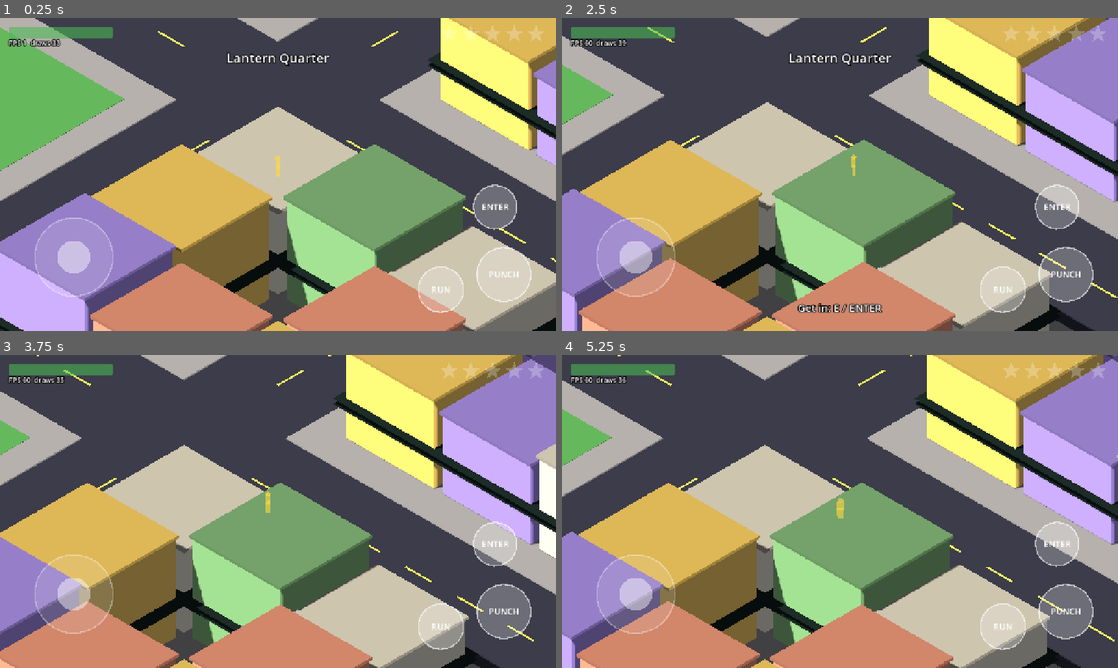
Above: before the commit, frames 1-4 (two rows, left to right).
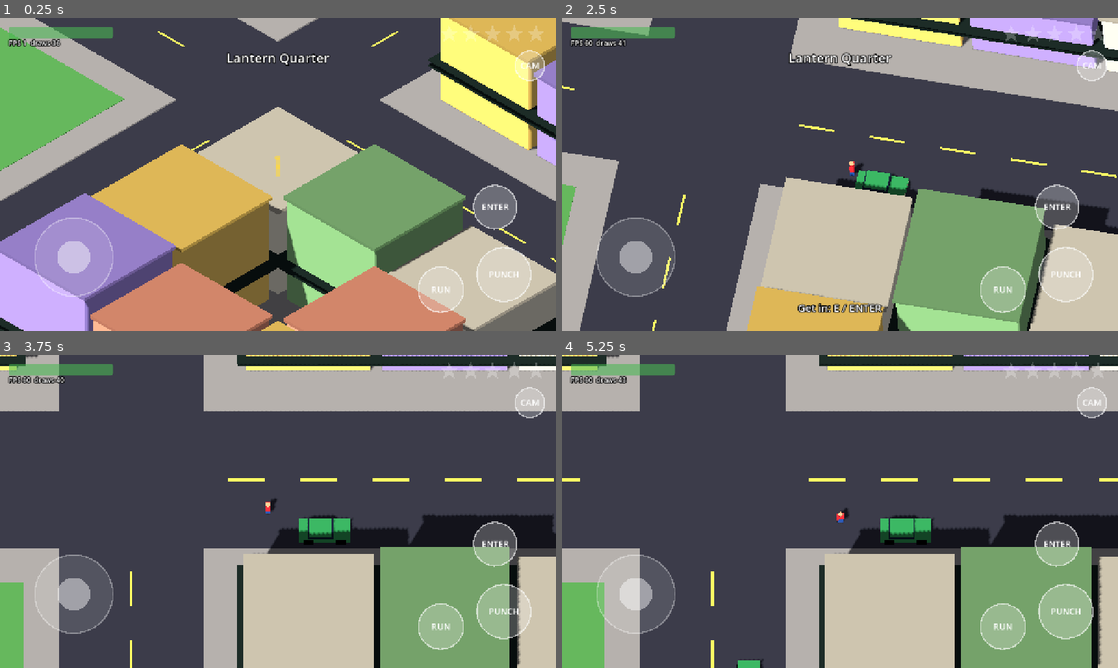
Above: after the commit, the same moments.

Repository: sachinpant3572/privateRepo
Game: Godot game, scene res://main.tscn
The game is run twice, just before and just after one commit, with the same random seed, the same clock (stepped at 60 frames per second) and the same inputs.
Inputs (mouse positions are in pixels of both pictures, inside the frame that each line leads up to):
- Up to frame 1 (0.25 s): no input
- Up to frame 2 (2.5 s): tap Enter at 0.5 s; move the mouse to (962, 158) at 0.52 s; hold D (move_right) 0.53-1.25 s; tap Space (attack) at 0.6 s; click (962, 158) at 0.67 s; tap E (interact) at 0.8 s; drag from (728, 190) to (812, 237) at 1.27 s; move the mouse to (895, 105) at 2.02 s; hold D (move_right) from 2.03 s (still down); hold Shift (sprint) from 2.03 s (still down); tap C (camera, bound only after the commit) at 2.3 s
- Up to frame 3 (3.75 s): release D (move_right) at 2.75 s; release Shift (sprint) at 2.75 s; drag from (250, 574) to (111, 464) at 2.77 s; move the mouse to (444, 558) at 3.52 s; hold A (move_left) from 3.53 s (still down); tap Space (attack) at 3.6 s
- Up to frame 4 (5.25 s): tap E (interact) at 3.8 s; release A (move_left) at 4.25 s; drag from (673, 464) to (756, 433) at 4.27 s; move the mouse to (867, 511) at 5.02 s; hold S (move_down) from 5.03 s (still down); hold Shift (sprint) from 5.03 s (still down); click (867, 511) at 5.17 s

The runs differ from the first frame. In frame 1, 0.4% of the frame differs, in the area x 10-98%, y 6-21%; in frame 2, 80%, in the area x 0-100%, y 0-100%; in frame 3, 79%; in frame 4, 78%.

Commit message:
Add Classic top-down camera toggle and record the visual direction
The camera now has two views over the same 3D world: the isometric
default and a Classic steep top-down view (north up) like the Java-era
games, switched with C, Back/Select or the CAM touch button, eased, and
remembered. Movement follows the chosen view. The x-ray silhouette now
uses Godot's stencil x-ray, so a car no longer tints its own hidden parts.
MVP_DESIGN.md records the classic + modern visual direction.

Co-Authored-By: Claude Opus 5.5 <noreply@anthropic.com>
Claude-Session: https://claude.ai/code/session_01XUeimCS4fFEoMDQrXPwrRW

Diff:
--- a/game/scripts/controls.gd
+++ b/game/scripts/controls.gd
@@ -11,11 +11,13 @@
 	"sprint": [KEY_SHIFT], # handbrake while driving
 	"attack": [KEY_SPACE, KEY_J],
 	"interact": [KEY_E, KEY_F],
+	"camera": [KEY_C],
 }
 const PAD_BUTTONS := {
 	"sprint": JOY_BUTTON_A,
 	"attack": JOY_BUTTON_X,
 	"interact": JOY_BUTTON_Y,
+	"camera": JOY_BUTTON_BACK,
 }
 const PAD_AXES := {
 	"move_left": [JOY_AXIS_LEFT_X, -1.0],
@@ -76,11 +78,8 @@
 
 ## Inverse of world_move(): the stick vector that moves along `dir`.
 func screen_from_world(dir: Vector3) -> Vector2:
-	var right := camera.global_basis.x
-	right.y = 0.0
-	var forward := -camera.global_basis.z
-	forward.y = 0.0
-	return Vector2(dir.dot(right.normalized()), -dir.dot(forward.normalized())).limit_length(1.0)
+	var axes: Array[Vector3] = camera.ground_axes()
+	return Vector2(dir.dot(axes[0]), -dir.dot(axes[1])).limit_length(1.0)
 
 
 ## The stick direction mapped onto the ground plane as seen by the camera.
@@ -88,8 +87,5 @@
 	var v := move_vector()
 	if camera == null:
 		return Vector3(v.x, 0.0, v.y)
-	var right := camera.global_basis.x
-	right.y = 0.0
-	var forward := -camera.global_basis.z
-	forward.y = 0.0
-	return right.normalized() * v.x - forward.normalized() * v.y
+	var axes: Array[Vector3] = camera.ground_axes()
+	return axes[0] * v.x - axes[1] * v.y
--- a/game/scripts/iso_camera.gd
+++ b/game/scripts/iso_camera.gd
@@ -1,13 +1,27 @@
 extends Camera3D
-## Fixed isometric camera that follows the player, leads ahead of a moving
-## car and zooms out with speed.
+## Follow camera with two looks over the same 3D world:
+## ISOMETRIC (default) shows building fronts at the classic 45° angle;
+## CLASSIC looks steeply down with north up, like the old Java-era games.
+## Switching eases between the two. Leads ahead of a moving car and zooms
+## out with speed. The choice is remembered between sessions.
+
+enum Mode { ISOMETRIC, CLASSIC }
 
 const DISTANCE := 60.0
 const FOOT_SIZE := 26.0
 const DRIVE_SIZE := 38.0
+const SETTINGS_PATH := "user://settings.cfg"
+## Pitch and yaw in degrees. CLASSIC stops short of straight down so building
+## fronts still show a little, as in the old games.
+const ANGLES := {
+	Mode.ISOMETRIC: Vector3(-35.264, 45.0, 0.0),
+	Mode.CLASSIC: Vector3(-72.0, 0.0, 0.0),
+}
 
 var target: Node3D
+var mode := Mode.ISOMETRIC
 var _focus := Vector3.ZERO
+var _goal := Quaternion.IDENTITY
 
 
 func _ready() -> void:
@@ -15,13 +29,19 @@
 	size = FOOT_SIZE
 	near = 1.0
 	far = 200.0
-	rotation_degrees = Vector3(-35.264, 45.0, 0.0)
 	current = true
+	var settings := ConfigFile.new()
+	if settings.load(SETTINGS_PATH) == OK:
+		mode = settings.get_value("camera", "mode", Mode.ISOMETRIC)
+	set_mode(mode, true)
 
 
 func _process(delta: float) -> void:
+	if Input.is_action_just_pressed("camera"):
+		toggle()
 	if target == null:
 		return
+	quaternion = quaternion.slerp(_goal, 1.0 - exp(-8.0 * delta))
 	var node: Node3D = target.focus_node()
 	var pos := node.get_global_transform_interpolated().origin
 	var want_size := FOOT_SIZE
@@ -35,6 +55,34 @@
 	global_position = _focus + global_basis.z * DISTANCE
 
 
+func toggle() -> void:
+	set_mode(Mode.CLASSIC if mode == Mode.ISOMETRIC else Mode.ISOMETRIC)
+	var settings := ConfigFile.new()
+	settings.load(SETTINGS_PATH)
+	settings.set_value("camera", "mode", mode)
+	settings.save(SETTINGS_PATH)
+
+
+## Movement follows the goal angle, so controls switch instantly while the
+## view eases over.
+func set_mode(value: Mode, instant := false) -> void:
+	mode = value
+	var a: Vector3 = ANGLES[mode]
+	_goal = Basis.from_euler(Vector3(deg_to_rad(a.x), deg_to_rad(a.y), 0.0)).get_rotation_quaternion()
+	if instant:
+		quaternion = _goal
+
+
+func ground_axes() -> Array[Vector3]:
+	var b := Basis(_goal)
+	var right := b.x
+	right.y = 0.0
+	var forward := -b.z
+	forward.y = 0.0
+	return [right.normalized(), forward.normalized()]
+
+
 func snap() -> void:
+	quaternion = _goal
 	_focus = target.focus_node().global_position
 	global_position = _focus + global_basis.z * DISTANCE
--- a/game/scripts/mesh_builder.gd
+++ b/game/scripts/mesh_builder.gd
@@ -37,14 +37,11 @@
 ## mesh is hidden behind buildings, so the player never gets lost.
 static func xray_material() -> StandardMaterial3D:
 	if _xray_material == null:
+		# Stencil x-ray marks the mesh's own pixels first, so parts of the mesh
+		# hidden by other parts of itself are not tinted; only world occlusion is.
 		_xray_material = material().duplicate()
-		var silhouette := StandardMaterial3D.new()
-		silhouette.shading_mode = BaseMaterial3D.SHADING_MODE_UNSHADED
-		silhouette.transparency = BaseMaterial3D.TRANSPARENCY_ALPHA
-		silhouette.albedo_color = Color(1.0, 0.85, 0.25, 0.6)
-		silhouette.depth_test = BaseMaterial3D.DEPTH_TEST_INVERTED
-		silhouette.depth_draw_mode = BaseMaterial3D.DEPTH_DRAW_DISABLED
-		_xray_material.next_pass = silhouette
+		_xray_material.stencil_mode = BaseMaterial3D.STENCIL_MODE_XRAY
+		_xray_material.stencil_color = Color(1.0, 0.85, 0.25, 0.6)
 	return _xray_material
 
 
--- a/game/scripts/touch_controls.gd
+++ b/game/scripts/touch_controls.gd
@@ -1,6 +1,7 @@
 extends Control
 ## Multi-touch controls drawn in code: a floating joystick on the left half of
-## the screen and round buttons bottom-right that press Input actions.
+## the screen and round buttons that press Input actions. Button offsets are
+## from the bottom-right corner, or from the top-right with "top": true.
 ## Raw touch events are used so the stick and a button work at the same time.
 
 const STICK_RADIUS := 90.0
@@ -8,6 +9,7 @@
 	{"action": "attack", "label": "PUNCH", "offset": Vector2(-120, -130), "radius": 62.0},
 	{"action": "sprint", "label": "RUN", "offset": Vector2(-265, -95), "radius": 52.0},
 	{"action": "interact", "label": "ENTER", "offset": Vector2(-140, -285), "radius": 50.0},
+	{"action": "camera", "label": "CAM", "offset": Vector2(-60, 110), "radius": 34.0, "top": true},
 ]
 
 var labels := {}
@@ -59,9 +61,13 @@
 
 func _button_at(pos: Vector2) -> String:
 	for b in BUTTONS:
-		if pos.distance_to(size + b.offset) <= b.radius * 1.15:
+		if pos.distance_to(_center(b)) <= b.radius * 1.15:
 			return b.action
 	return ""
+
+
+func _center(b: Dictionary) -> Vector2:
+	return Vector2(size.x + b.offset.x, b.offset.y) if b.get("top", false) else size + b.offset
 
 
 func _draw() -> void:
@@ -73,7 +79,7 @@
 	draw_circle(origin + (knob - origin).limit_length(STICK_RADIUS), 38.0, Color(1, 1, 1, 0.45))
 	var held: Array = _button_touches.values()
 	for b in BUTTONS:
-		var c: Vector2 = size + b.offset
+		var c := _center(b)
 		var alpha := 0.55 if held.has(b.action) else 0.25
 		draw_circle(c, b.radius, Color(1, 1, 1, alpha))
 		draw_arc(c, b.radius, 0, TAU, 40, Color(1, 1, 1, 0.6), 3.0)
--- a/game/tests/screenshots.gd
+++ b/game/tests/screenshots.gd
@@ -17,20 +17,25 @@
 func _run() -> void:
 	var game = MainScene.instantiate()
 	add_child(game)
+	game.camera.set_mode(game.camera.Mode.ISOMETRIC, true)
 	await _frames(180)
 	await _shot("1_on_foot.png")
+	game.camera.toggle()
+	await _frames(90)
+	await _shot("2_classic_on_foot.png")
 
 	var p = game.player
 	await _walk_to_car(game)
 	Controls.override_vector = Controls.screen_from_world(Vector3.RIGHT)
 	await _frames(100)
-	await _shot("2_driving.png")
+	await _shot("3_classic_driving.png")
+	game.camera.toggle()
 
 	Wanted.report_crime(2)
 	await _frames(150)
 	Controls.override_vector = null
 	await _frames(60)
-	await _shot("3_police_chase.png")
+	await _shot("4_police_chase.png")
 	print("player at ", p.global_position, " wanted ", Wanted.level)
 	get_tree().quit()
 
--- a/game/tests/test_runner.gd
+++ b/game/tests/test_runner.gd
@@ -27,6 +27,7 @@
 		"test_busted_when_cop_holds_player",
 		"test_wasted_respawns_at_hospital",
 		"test_city_runs_with_population",
+		"test_classic_camera_toggle",
 	]
 	for name in tests:
 		var before := failed
@@ -187,6 +188,25 @@
 	_check(is_instance_valid(car), "player car still exists")
 
 
+func test_classic_camera_toggle() -> void:
+	await _new_game(false)
+	var cam = game.camera
+	_place_player(Vector2i(2, 2), Vector3.ZERO)
+	await _press("camera")
+	_check(cam.mode == cam.Mode.CLASSIC, "camera switches to classic")
+	# In classic view, screen-up is north (world -Z).
+	var start: Vector3 = game.player.global_position
+	Controls.override_vector = Vector2(0, -1)
+	await _frames(40)
+	Controls.override_vector = null
+	var moved: Vector3 = game.player.global_position - start
+	_check(moved.z < -2.0 and absf(moved.x) < 0.5, "screen-up walks north in classic view, moved %s" % moved)
+	await _frames(30)
+	_check(cam.global_basis.z.y > 0.9, "camera looks steeply down")
+	await _press("camera")
+	_check(cam.mode == cam.Mode.ISOMETRIC, "camera switches back")
+
+
 # --- Helpers -----------------------------------------------------------------
 
 func _new_game(with_population: bool) -> void:
@@ -194,12 +214,14 @@
 	game = MainScene.instantiate()
 	game.population_enabled = with_population
 	add_child(game)
+	# Tests assume the default view, whatever the saved setting is.
+	game.camera.set_mode(game.camera.Mode.ISOMETRIC, true)
 	await _frames(2)
 
 
 func _free_game() -> void:
 	Controls.override_vector = null
-	for action in ["attack", "interact", "sprint"]:
+	for action in ["attack", "interact", "sprint", "camera"]:
 		Input.action_release(action)
 	if game != null:
 		game.queue_free()
Not shown, changed: MVP_DESIGN.md
Not shown, changed: game/README.md
